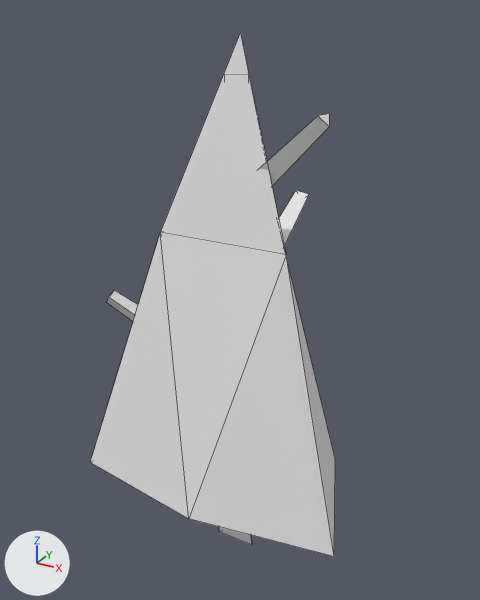
Before and after pictures for a commit that changed the FBX model Assets/Meshes/Import/trees.fbx.
Both versions are drawn from a 50 mm camera at (3.2, -5.83, 5.66) aimed at (-0.05, 0.08, 2.71). The axes (+X, +Y, +Z) are drawn at lower left. The lights are the same throughout. Mesh edges are drawn as thin lines.

The first picture shows 'dead_tree_LOD3', 'spurce_tree_LOD3'.
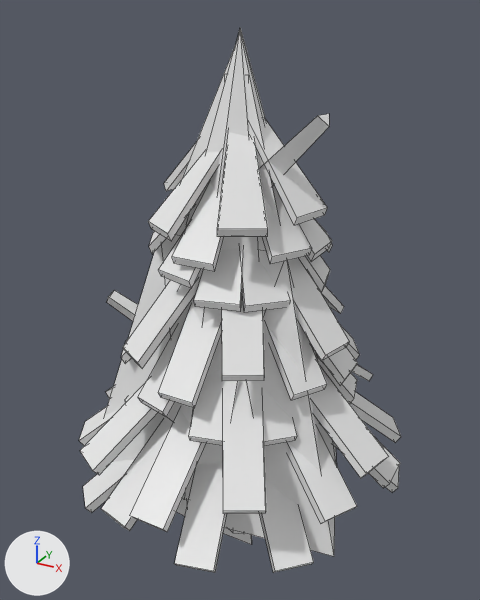
The edits, one by one:
Mesh me_cylinder_002 is new.
It has 617 vertices, 464 faces and spans x -1.87..1.87, y -1.87..1.87, z -0.38..5.5.
It uses material mat_material_002 (its picture is missing).
Object 'spruce_tree' (ob_spruce_tree) is new; it shows me_cylinder_002.
Its location is (0.0, 0.0, 0.0).

Boxes [x1, y1, x2, y2] around the edits, measured in the pictures (480 x 600 px):
'spruce_tree', added: after [79, 27, 401, 573]
'spurce_tree_LOD3', unchanged, covered by the edit: before [91, 32, 335, 556]; after [105, 45, 335, 556]
